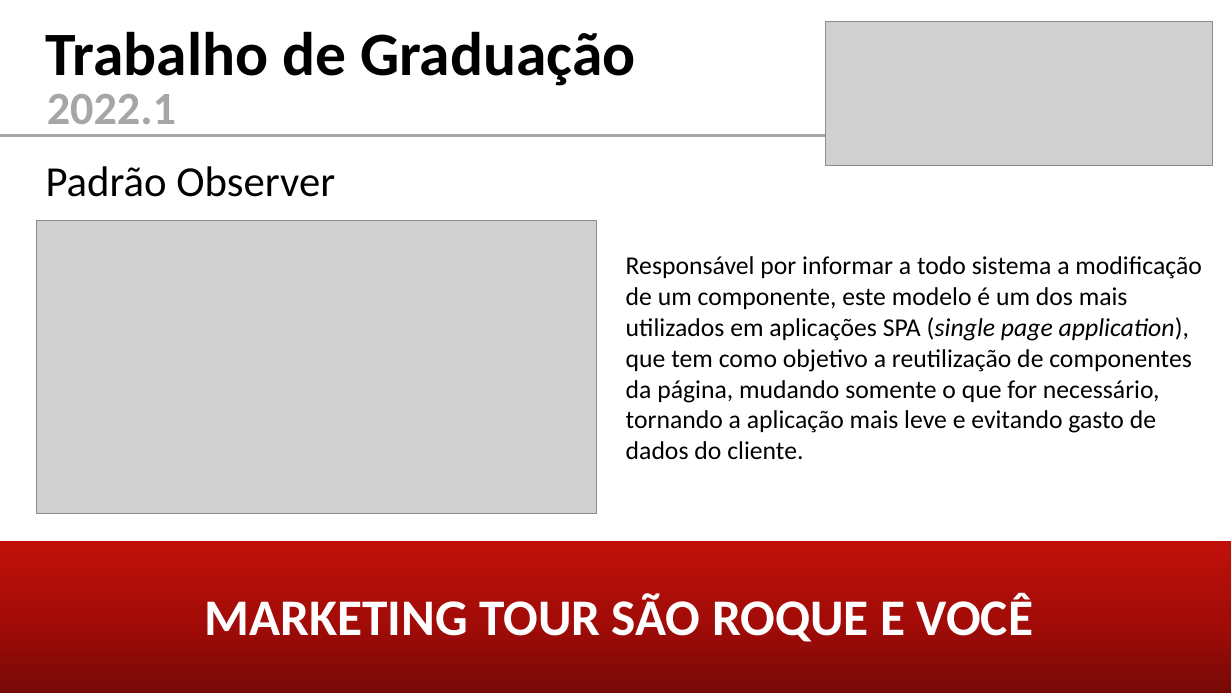
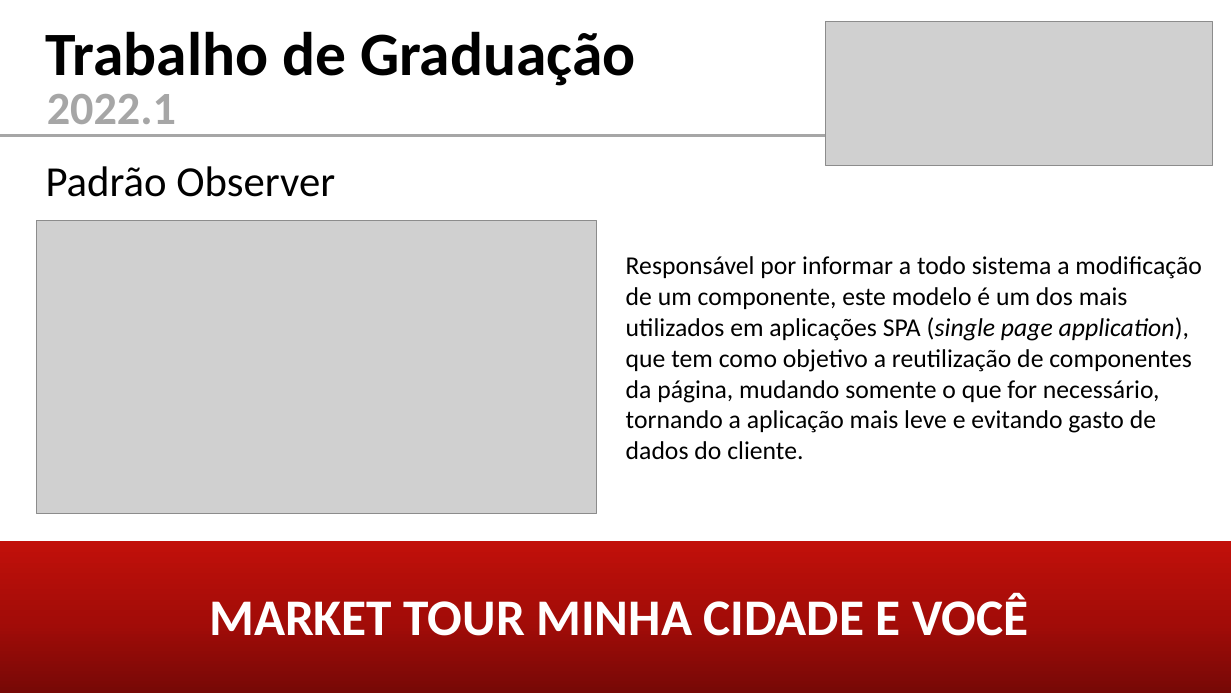
Before and after one commit to sandrosa1/app-sao-roque-e-voce, a slide deck: slide 10 of Documentation/Apresentação TG.pptx. Drawn at 1232x693 pixels with LibreOffice and Linux fonts; fonts in the diff are those of the drawing; grey boxes stand for pictures. Boxes give left, top, right and bottom in pixels: in the first picture for what was removed or moved away, otherwise in the second. Text is boxed around its words. In the diff, an @@ line names an element or a change of style, - is before the commit and + after.

```diff
--- a/Documentation/Apresentação TG.pptx
+++ b/Documentation/Apresentação TG.pptx
@@ text at [209, 592, 1028, 636]: text changed @@
-MARKETING TOUR SÃO ROQUE E VOCÊ
+MARKET TOUR MINHA CIDADE E VOCÊ
```
Also in this commit, not shown: 13 other slides changed, 17 other files.
